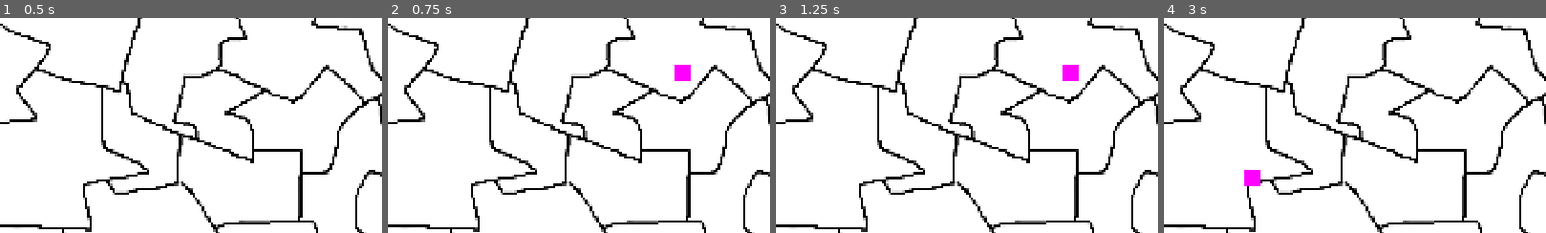
Above: before the commit, frames 1-4 (left to right).
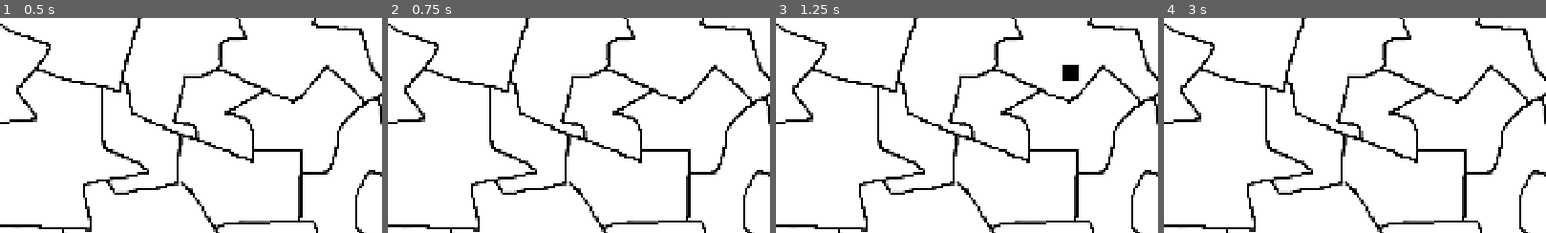
Above: after the commit, the same moments.

Repository: Orangechrisy/gmtk-game-jam-2026
Game: Godot game, scene res://map provinces/map_provinces.tscn
Same seed, same stepped clock (60 frames per second), same inputs: the game is played once before the commit and once after it.
Inputs (mouse positions are % of the whole screen's width and height, from its top left):
- Up to frame 1 (0.5 s): no input
- Up to frame 2 (0.75 s): tap Enter at 0.5 s; move the mouse to (72, 45) at 0.52 s; click (72, 45) at 0.67 s
- Up to frame 3 (1.25 s): no input
- Up to frame 4 (3 s): move the mouse to (30, 55) at 1.27 s; click (30, 55) at 1.42 s; tap Space at 2 s; move the mouse to (60, 28) at 2.02 s; click (60, 28) at 2.17 s; tap Enter at 2.75 s; move the mouse to (45, 70) at 2.77 s; click (45, 70) at 2.92 s
The pictures show only the part of the screen within x 36-86%, y 35-85%; the shares and areas given below are measured in that part.

Frame 1 is identical in both runs. In frame 2, 0.3% of the frame differs, in the area x 75-80%, y 21-30%; in frame 3, 0.3%; in frame 4, 0.3%.

Commit message:
tooltip tween
if you hover over the province for half a second tooltip appears

Diff:
--- a/map provinces/province.gd
+++ b/map provinces/province.gd
@@ -31,6 +31,7 @@
 
 var event_present: MapEvent
 var province_tooltip: Control
+var tween: Tween
 
 # Called when the node enters the scene tree for the first time.
 func _ready() -> void:
@@ -82,13 +83,23 @@
 			update_events(event_present, false)
 			GameManager.update_current_province(self)
 			EventScene.event_selected(event_present)
-			$ProvinceTooltip.visible = false
+			var tween = get_tree().create_tween()
+			tween.tween_property($ProvinceTooltip, "modulate", Color(0.0, 0.0, 0.0, 0.0), 0.05)
 		else:
 			roll_event_odds()
 
 func _on_area_2d_mouse_entered() -> void:
 	if not GameState.get_current_event():
-		$ProvinceTooltip.visible = true
+		$TooltipTimer.timeout.connect(_on_timer_timeout)
+		$TooltipTimer.start(0.5)
 
 func _on_area_2d_mouse_exited() -> void:
-	$ProvinceTooltip.visible = false
+	$TooltipTimer.stop()
+	if tween:
+		tween.kill()
+	tween = create_tween()
+	tween.tween_property($ProvinceTooltip, "modulate", Color(0.0, 0.0, 0.0, 0.0), 0.05)
+
+func _on_timer_timeout() -> void:
+	tween = create_tween()
+	tween.tween_property($ProvinceTooltip, "modulate", Color(0.0, 0.0, 0.0, 1.0), 0.1)
--- a/map provinces/province.tscn
+++ b/map provinces/province.tscn
@@ -27,7 +27,8 @@
 grow_vertical = 0
 
 [node name="ProvinceTooltip" parent="." unique_id=1231974182 instance=ExtResource("3_2gmdq")]
-visible = false
+
+[node name="TooltipTimer" type="Timer" parent="." unique_id=1803725361]
 
 [connection signal="input_event" from="Area2D" to="." method="_on_area_2d_input_event"]
 [connection signal="mouse_entered" from="Area2D" to="." method="_on_area_2d_mouse_entered"]
--- a/map provinces/province_tooltip.tscn
+++ b/map provinces/province_tooltip.tscn
@@ -3,6 +3,7 @@
 [ext_resource type="Script" uid="uid://bt8ta7yn2h0aa" path="res://map provinces/province_tooltip.gd" id="1_xjqa8"]
 
 [node name="ProvinceTooltip" type="Control" unique_id=1231974182]
+modulate = Color(1, 1, 1, 0)
 layout_mode = 3
 anchors_preset = 15
 anchor_right = 1.0
